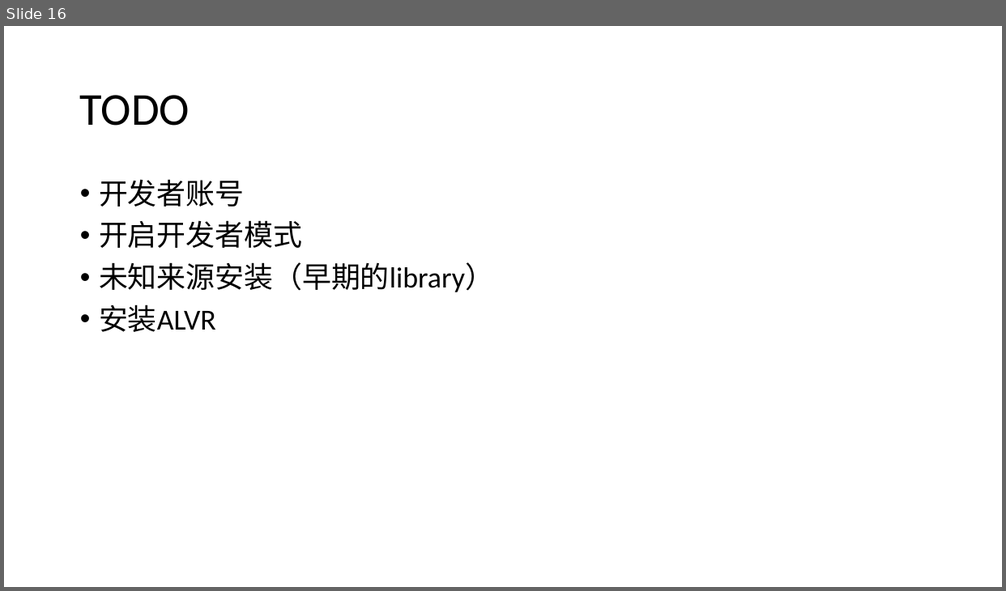
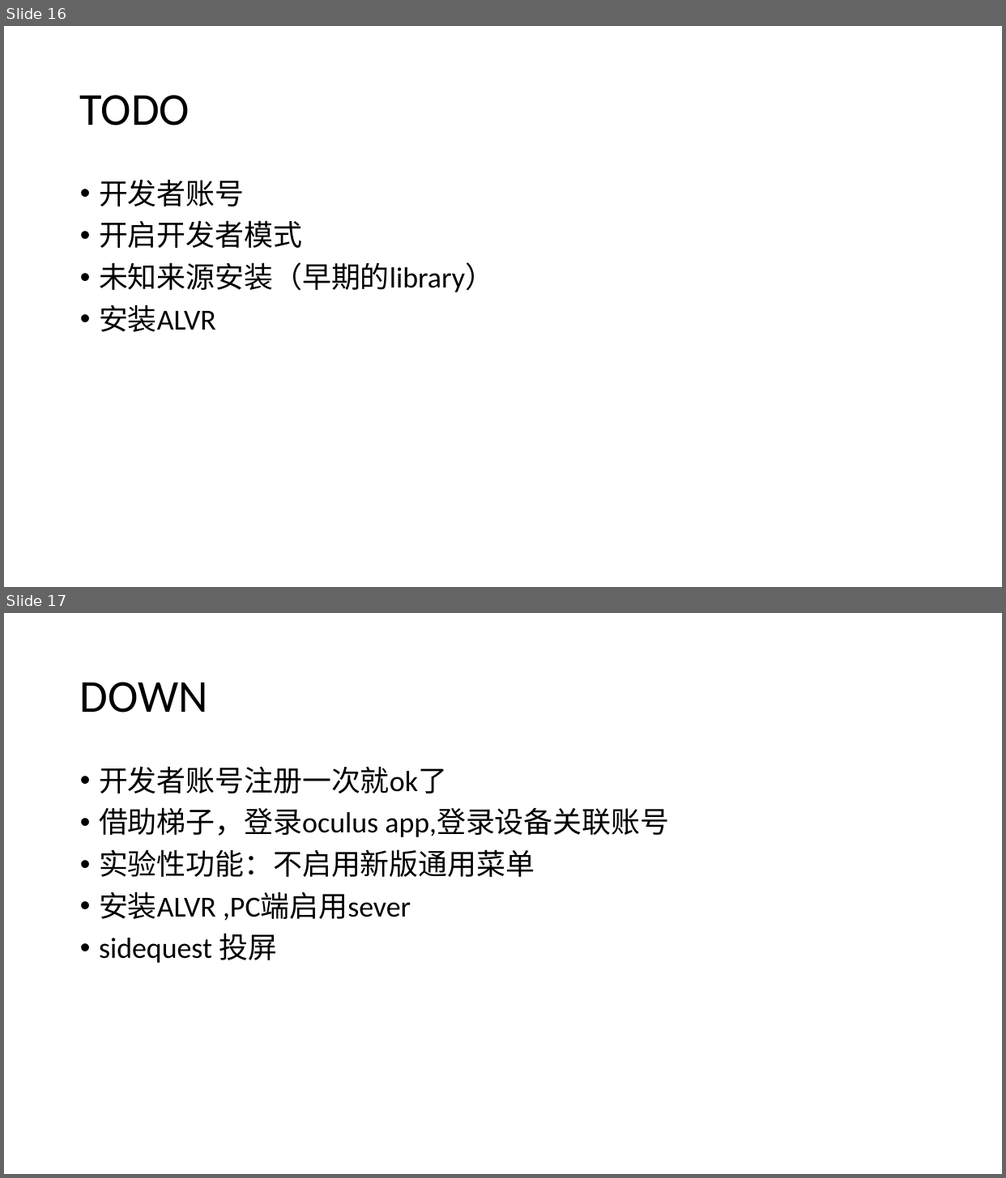
Before and after one commit to yangwangxinchen/Blank, a slide deck: OculusQuest快速入门/quest相关.pptx. Shown one above the other, each under a label of ours: slide 16 before the commit, slides 16 and 17 after it. The pictures are 1006x591 and 1006x1178 pixels, drawn with LibreOffice and Linux fonts; fonts in the diff are those of the drawing. Boxes give left, top, right and bottom in pixels: in the first picture for what was removed or moved away, otherwise in the second. Text is boxed around its words. In the diff, an @@ line names an element or a change of style, - is before the commit and + after.

```diff
--- a/OculusQuest快速入门/quest相关.pptx
+++ b/OculusQuest快速入门/quest相关.pptx
@@ slide 17 added at (4, 613, 1002, 1174), background #FFFFFF @@
@@ title added at (80, 682, 208, 713), 44 pt, text #000000 @@
+DOWN
@@ text added at (99, 766, 669, 963), 28 pt, text #000000 @@
+• 开发者账号注册一次就ok了
+• 借助梯子，登录oculus app,登录设备关联账号
+• 实验性功能：不启用新版通用菜单
+• 安装ALVR ,PC端启用sever
+• sidequest 投屏
```
Also in this commit, not shown: 6 other slides added, 1 other file.
